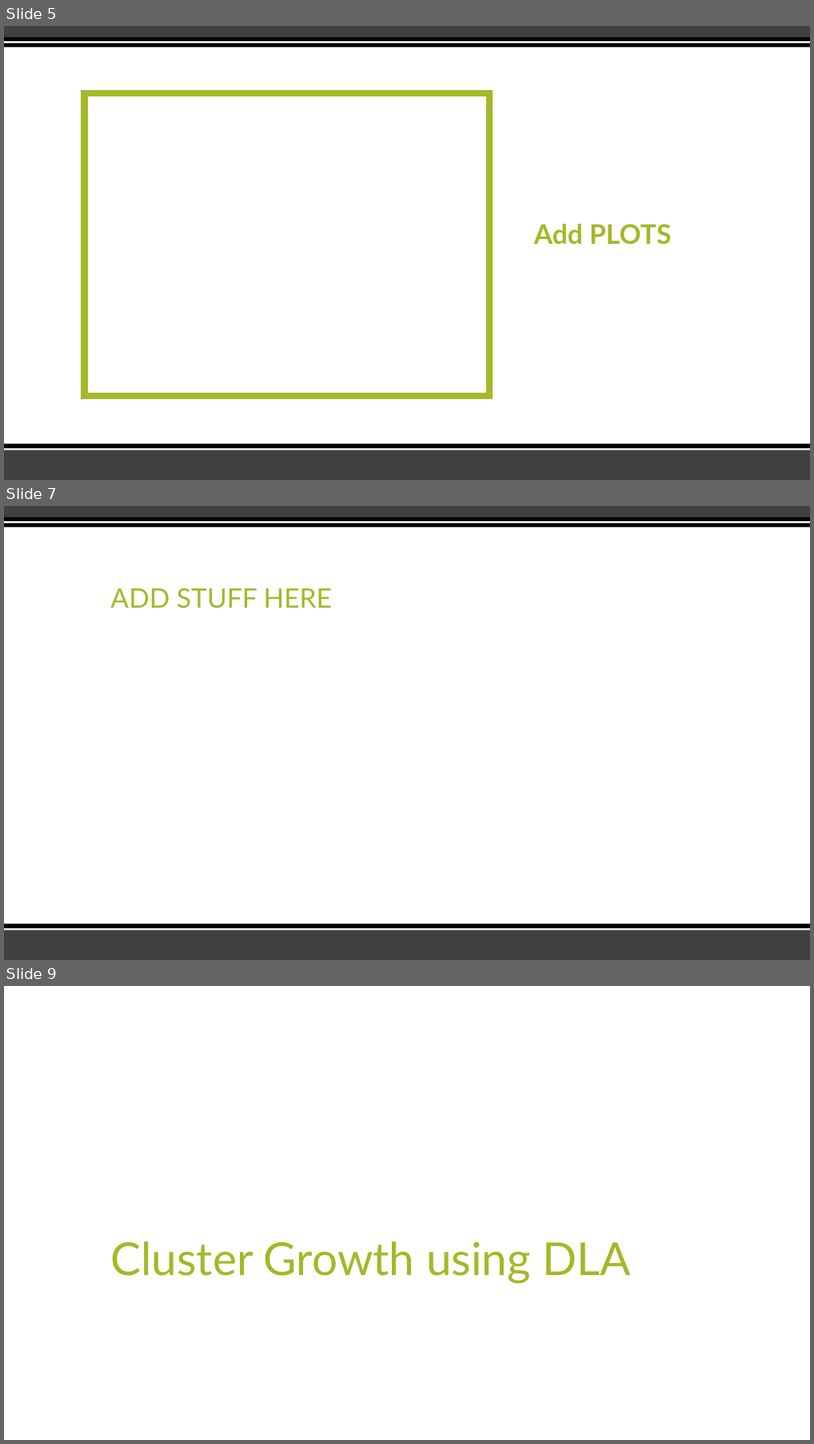
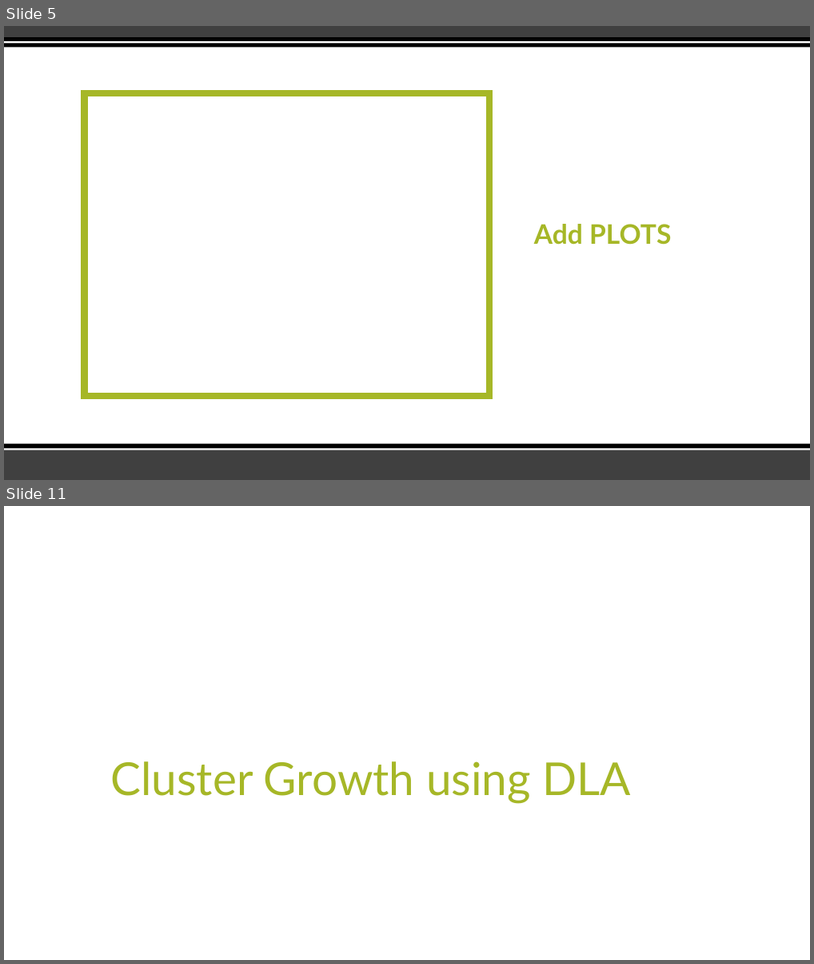
Before and after one commit to tahoeschrader/PHYS566_group4_project-1a_walk-diffusion-cluster, a slide deck: Presentation.pptx. Shown one above the other, each under a label of ours: slides 5, 7 and 9 before the commit, slides 5 and 11 after it; the slides between them are not shown. The pictures are 814x1444 and 814x964 pixels, drawn with LibreOffice and Linux fonts; fonts in the diff are those of the drawing. Boxes give left, top, right and bottom in pixels: in the first picture for what was removed or moved away, otherwise in the second. Text is boxed around its words. In the diff, an @@ line names an element or a change of style, - is before the commit and + after.

```diff
--- a/Presentation.pptx
+++ b/Presentation.pptx
@@ slide 7 removed at box(4, 506, 810, 960), background #FFFFFF; not listed: 6 template elements that a slide beside it also shows @@
@@ title removed at box(110, 588, 332, 608) @@
-ADD STUFF HERE
@@ what was slide 9 is now slide 11 @@
```
Also in this commit, not shown: 1 slide changed, 4 slides added, 1 other slide removed.
